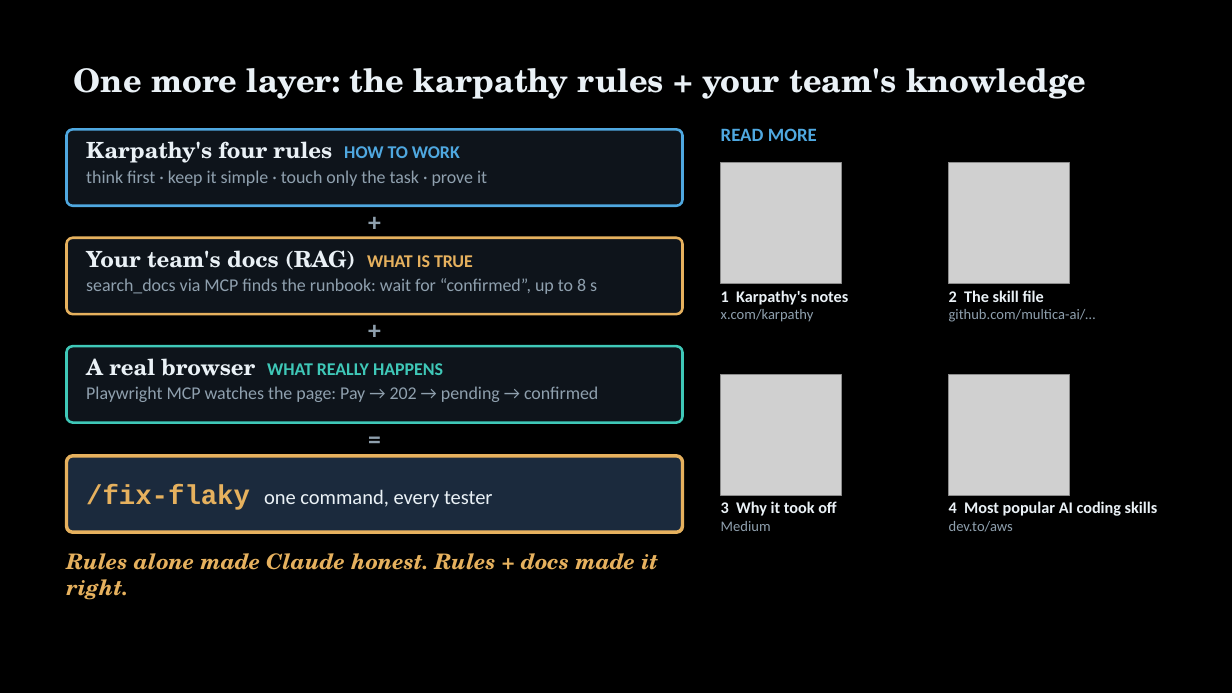
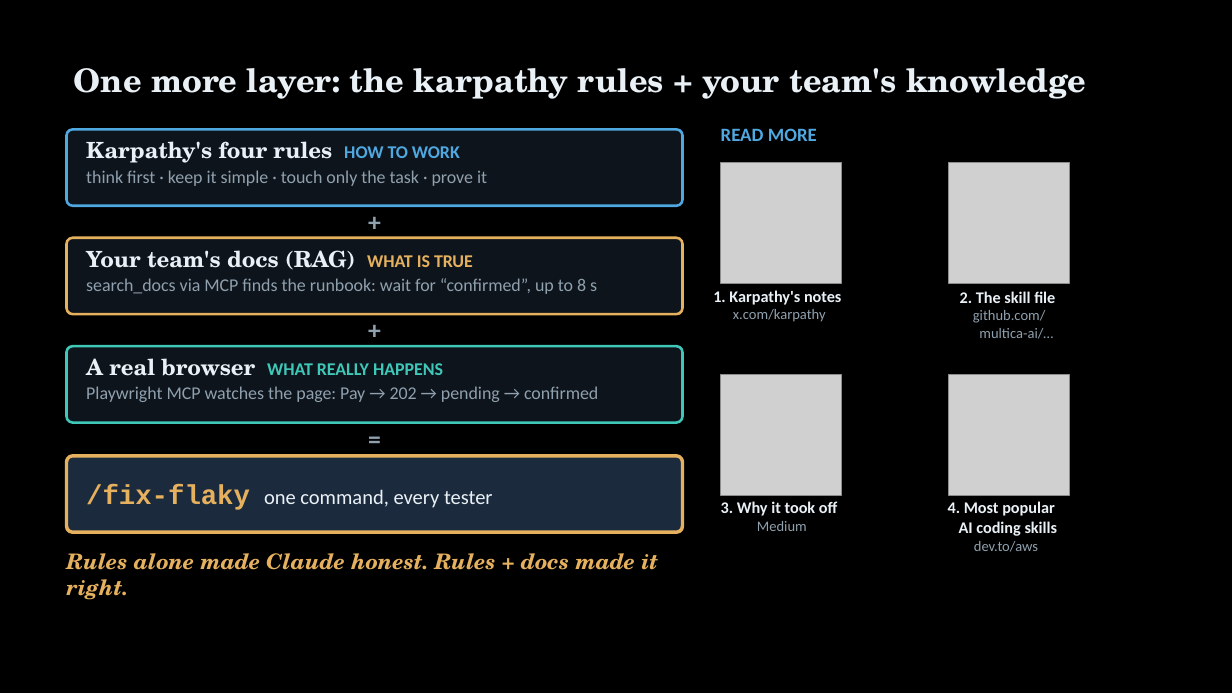
Before and after one commit to ApplauseAuto/testcon-ai-cc-demo, a slide deck: slide 24 of presentation/TestCon2026 - A Tester's Guide to Claude Code.pptx (slide 25 before the commit). Drawn at 1232x693 pixels with LibreOffice and Linux fonts; fonts in the diff are those of the drawing; grey boxes stand for pictures. Boxes give left, top, right and bottom in pixels: in the first picture for what was removed or moved away, otherwise in the second. Text is boxed around its words. In the diff, an @@ line names an element or a change of style, - is before the commit and + after.

```diff
--- a/presentation/TestCon2026 - A Tester's Guide to Claude Code.pptx
+++ b/presentation/TestCon2026 - A Tester's Guide to Claude Code.pptx
@@ text at [713, 290, 841, 305]: text changed @@
-1 Karpathy's notes
+1. Karpathy's notes
@@ text "1. Karpathy's notes": place and size @@
-text "1. Karpathy's notes" at [721, 290, 848, 322]
+text "1. Karpathy's notes" at [713, 290, 841, 322]
@@ text at [960, 291, 1055, 339]: text changed @@
-2 The skill file
-github.com/multica-ai/…
+2. The skill file
+github.com/
+multica-ai/…
@@ text at [721, 501, 837, 516]: text changed @@
-3 Why it took off
+3. Why it took off
@@ text at [948, 501, 1058, 536]: text changed @@
-4 Most popular AI coding skills
+4. Most popular
+AI coding skills
```
Also in this commit, not shown: 28 other slides changed, 1 slide added, 2 slides removed, 1 other file.
